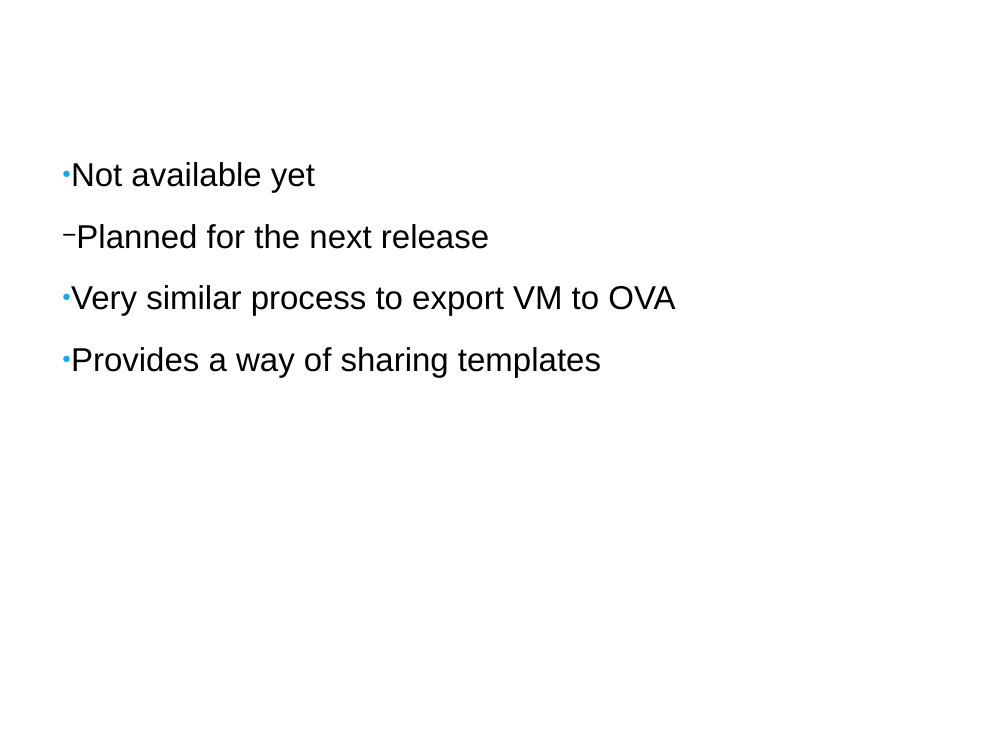
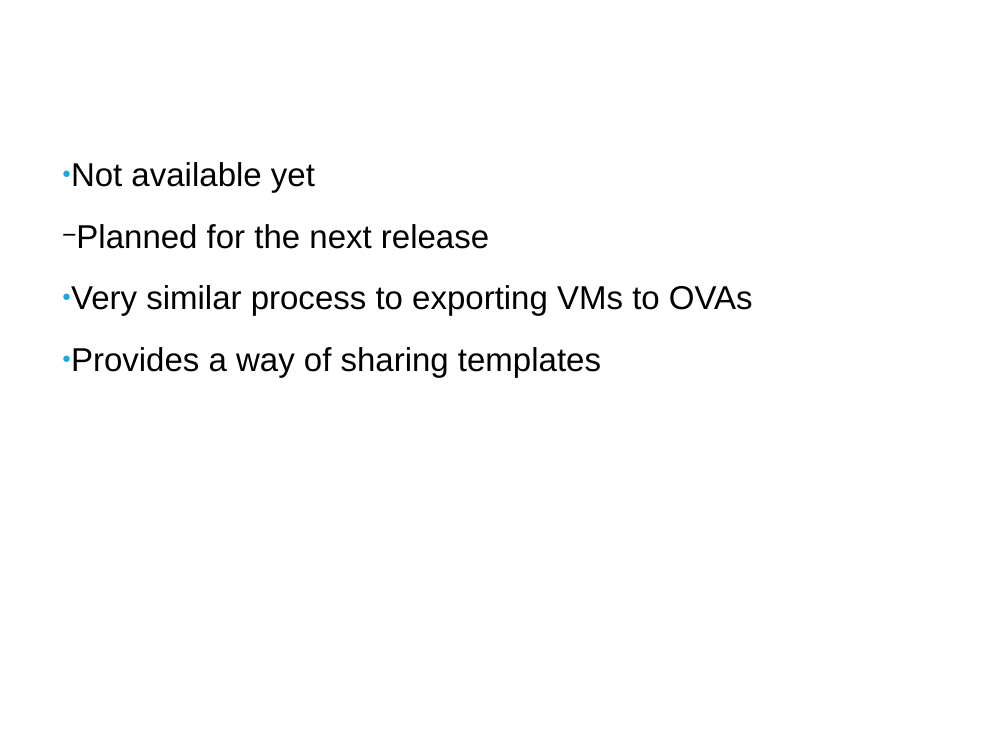
Before and after one commit to ahadas/ahadas.github.io, a slide deck: slide 9 of slides/ova.odp. Drawn at 1008x756 pixels with LibreOffice and Linux fonts; fonts in the diff are those of the drawing; background and template pictures are left out. Boxes give left, top, right and bottom in pixels: in the first picture for what was removed or moved away, otherwise in the second. Text is boxed around its words. In the diff, an @@ line names an element or a change of style, - is before the commit and + after.

```diff
--- a/slides/ova.odp
+++ b/slides/ova.odp
@@ text at <box>71,285,753,316</box>: text changed @@
-● Very similar process to export VM to OVA
+● Very similar process to exporting VMs to OVAs
```
Also in this commit, not shown: 1 other file.
